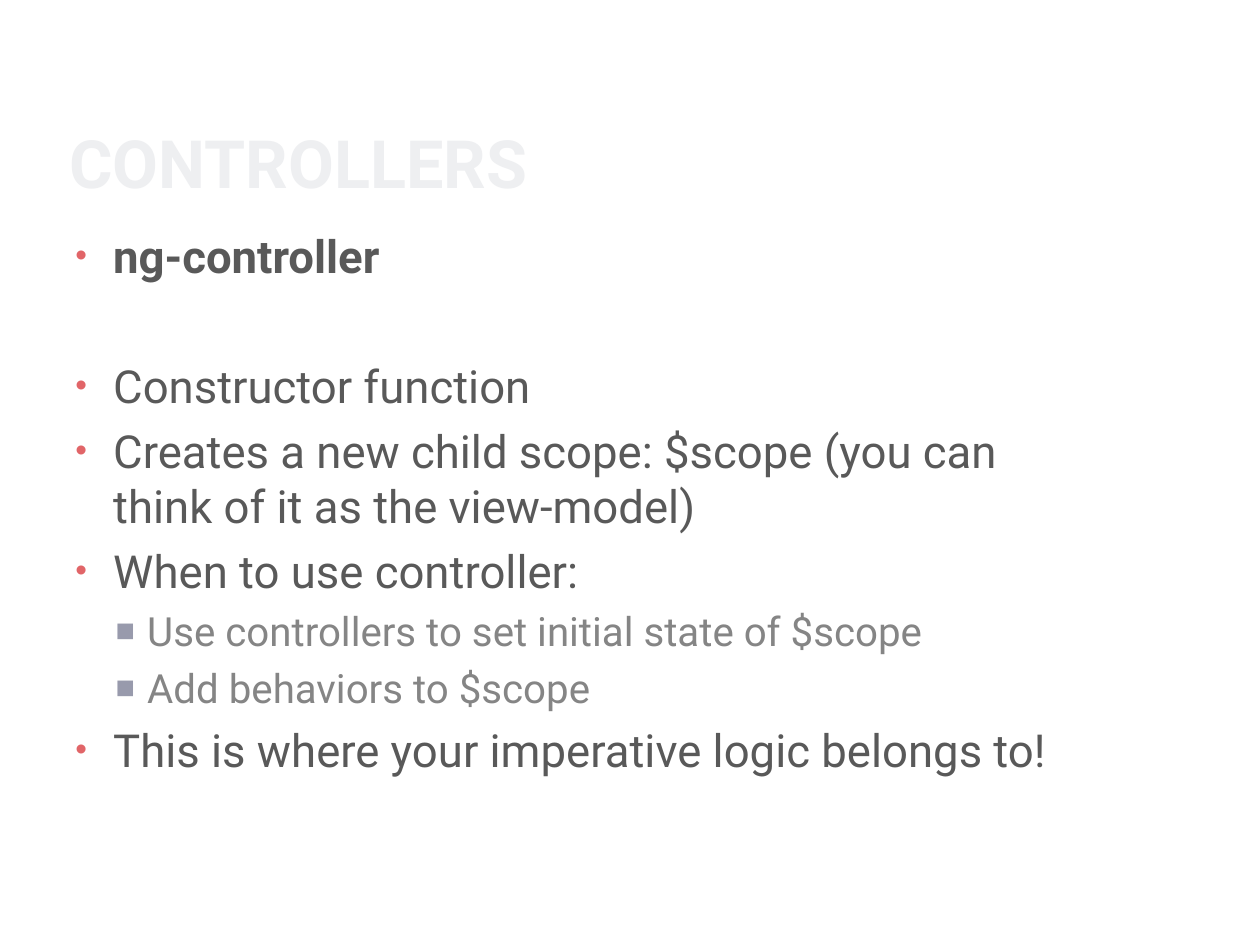
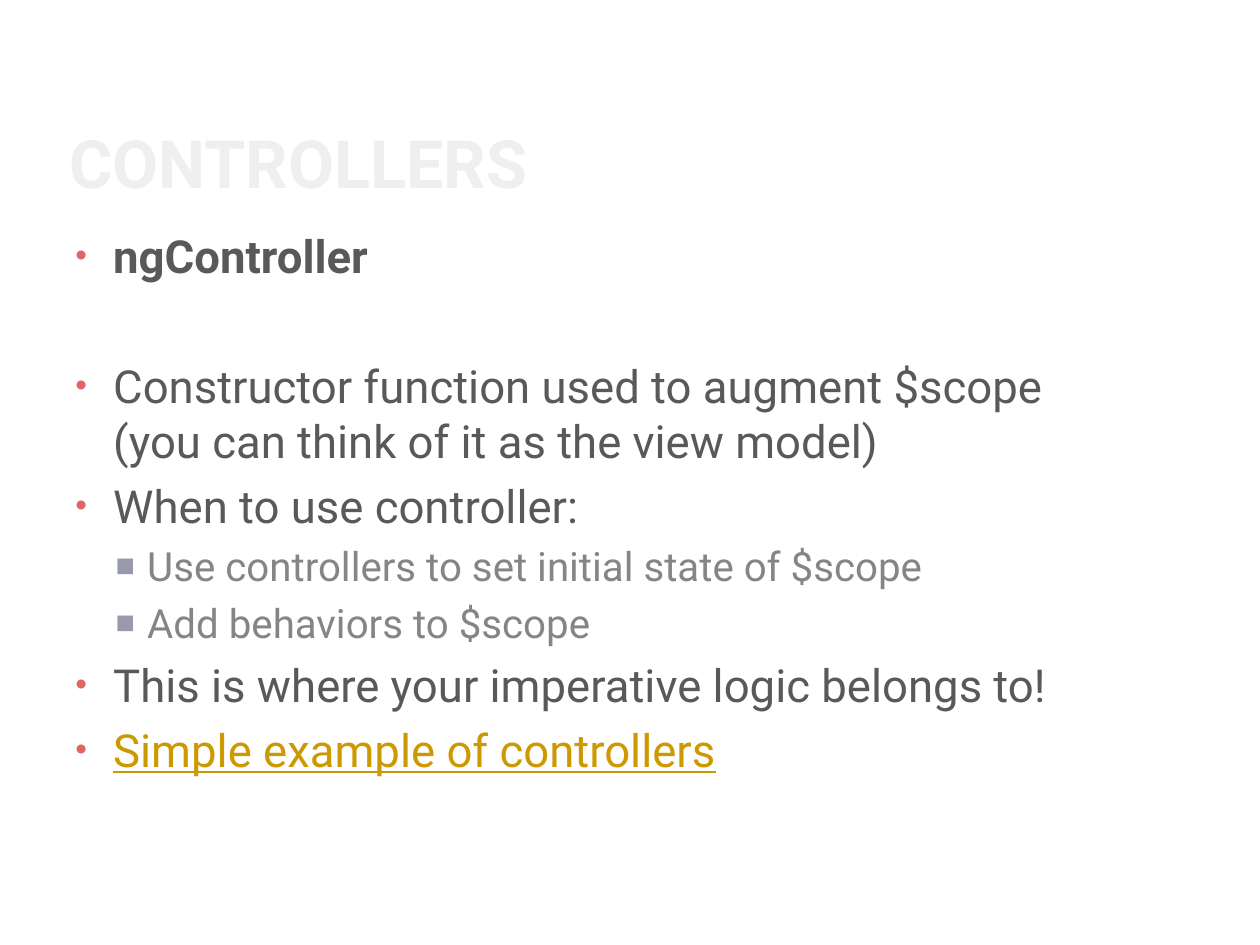
Before and after one commit to gibson-wong/AngularJS-Project, a slide deck: slide 11 of AngularJS.pptx (slide 10 before the commit). Drawn at 1260x945 pixels with LibreOffice and Linux fonts; fonts in the diff are those of the drawing; background and template pictures are left out. Boxes give left, top, right and bottom in pixels: in the first picture for what was removed or moved away, otherwise in the second. Text is boxed around its words. In the diff, an @@ line names an element or a change of style, - is before the commit and + after.

```diff
--- a/AngularJS.pptx
+++ b/AngularJS.pptx
@@ text at [113, 239, 1042, 468]: text changed @@
-• ng-controller
-• Constructor function
-• Creates a new child scope: $scope (you can think of it as the view-model)
+• ngController
+• Constructor function used to augment $scope (you can think of it as the view model)
@@ text at [113, 732, 716, 777]: paragraph added @@
+• Simple example of controllers
```
Also in this commit, not shown: 8 other slides changed, 1 slide added, 8 other files.
